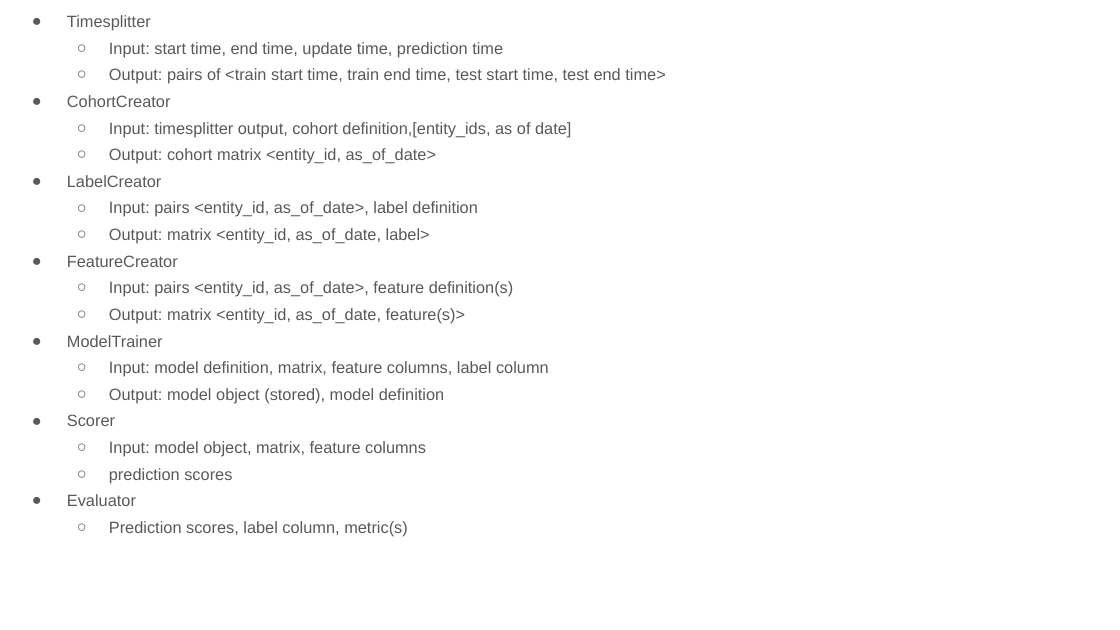
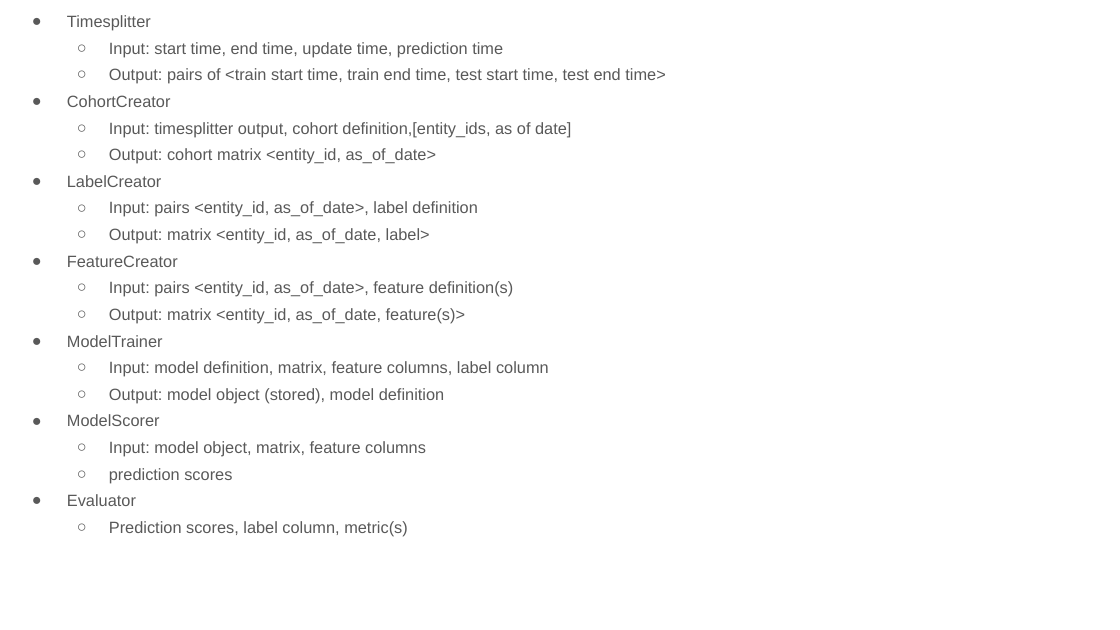
Before and after one commit to dssg/MLinPractice, a slide deck: slide 26 of Lectures/Lecture8-Machine-Learning-Pipelines.pptx (slide 32 before the commit). Drawn at 1120x630 pixels with LibreOffice and Linux fonts; fonts in the diff are those of the drawing. Boxes give left, top, right and bottom in pixels: in the first picture for what was removed or moved away, otherwise in the second. Text is boxed around its words. In the diff, an @@ line names an element or a change of style, - is before the commit and + after.

```diff
--- a/Lectures/Lecture8-Machine-Learning-Pipelines.pptx
+++ b/Lectures/Lecture8-Machine-Learning-Pipelines.pptx
@@ text at (67, 414, 160, 426): text changed @@
-● Scorer
+● ModelScorer
```
Also in this commit, not shown: 3 other slides changed, 4 slides added, 10 slides removed.
